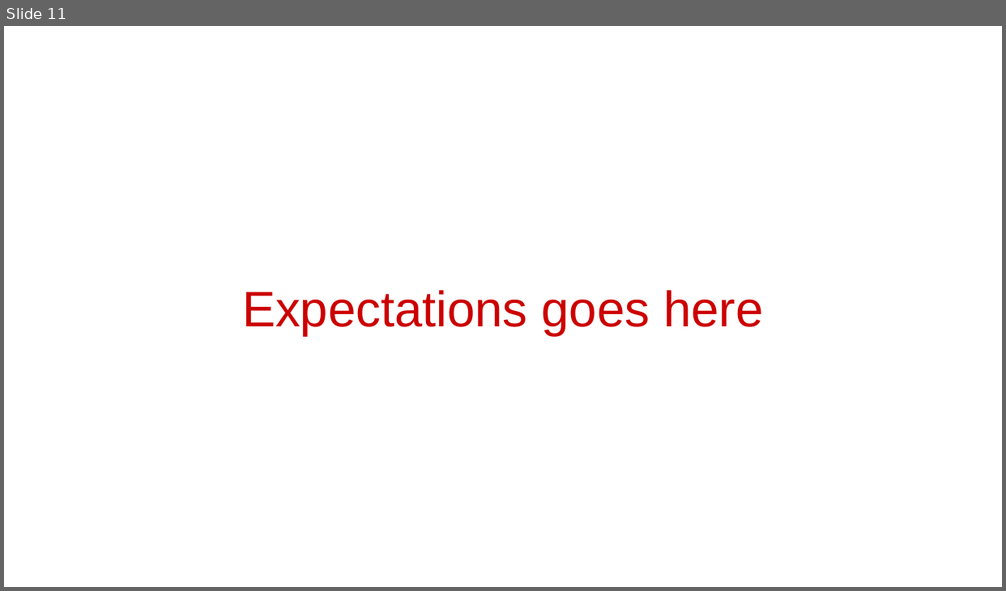
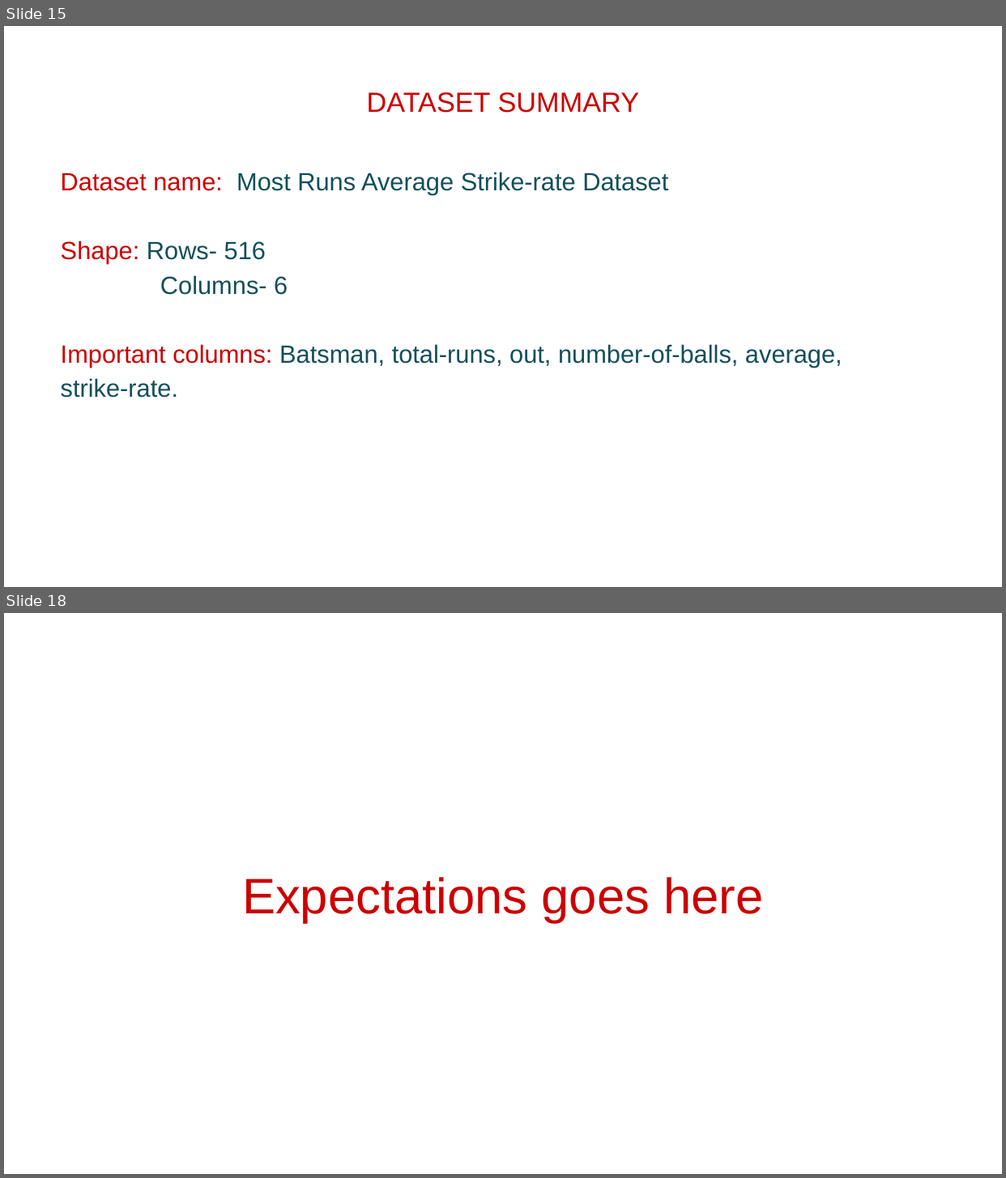
Before and after one commit to Pradip240/IPL-T20-Cricket-Analysis, a slide deck: CapstoneProjectPresentation.pptx. Shown one above the other, each under a label of ours: slide 11 before the commit, slides 15 and 18 after it; the slides between them are not shown. The pictures are 1006x591 and 1006x1178 pixels, drawn with LibreOffice and Linux fonts; fonts in the diff are those of the drawing; background and template pictures are left out. Boxes give left, top, right and bottom in pixels: in the first picture for what was removed or moved away, otherwise in the second. Text is boxed around its words. In the diff, an @@ line names an element or a change of style, - is before the commit and + after.

```diff
--- a/CapstoneProjectPresentation.pptx
+++ b/CapstoneProjectPresentation.pptx
@@ slide 15 added at box(4, 26, 1002, 587), background #FFFFFF @@
@@ title added at box(367, 92, 640, 113), 20 pt, text #CC0000 @@
+DATASET SUMMARY
@@ text added at box(61, 172, 842, 398), 18 pt, text #134F5C @@
+Dataset name: Most Runs Average Strike-rate Dataset
+Shape: Rows- 516
+Columns- 6
+Important columns: Batsman, total-runs, out, number-of-balls, average, strike-rate.
@@ what was slide 11 is now slide 18 @@
```
Also in this commit, not shown: 3 slides changed, 6 other slides added.
